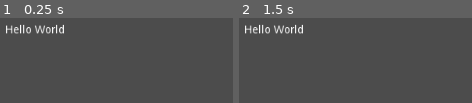
Above: before the commit, frames 1-2 (left to right).
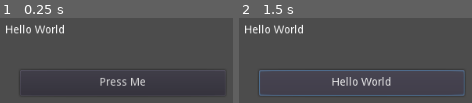
Above: after the commit, the same moments.

Repository: trashy-codes/LearnGodot
Game: Godot game, scene res://Hello.tscn
Same seed, same stepped clock (60 frames per second), same inputs: the game is played once before the commit and once after it.
Inputs (mouse positions are in pixels of both pictures, inside the frame that each line leads up to):
- Up to frame 1 (0.25 s): no input
- Up to frame 2 (1.5 s): click (362, 82) at 0.5 s, where only the run after the commit has a clickable "Press Me"; click (362, 82) at 1.25 s, where only the run after the commit has a clickable "Hello World"

The runs differ from the first frame. In frame 1, 1.8% of the frame differs, in the area x 13-93%, y 70-91%; in frame 2, 3.7%, in the area x 8-97%, y 61-92%.

Commit message:
脚本

Diff:
--- /dev/null
+++ b/0HelloWorld/Hello.gd
@@ -0,0 +1,17 @@
+extends Panel
+
+# Declare member variables here. Examples:
+# var a = 2
+# var b = "text"
+
+# Called when the node enters the scene tree for the first time.
+func _ready():
+	get_node("Button").connect("pressed",self,"_on_Button_pressed")
+
+# Called every frame. 'delta' is the elapsed time since the previous frame.
+#func _process(delta):
+#	pass
+
+
+func _on_Button_pressed():
+	get_node("Button").text="Hello World"
--- a/0HelloWorld/Hello.tscn
+++ b/0HelloWorld/Hello.tscn
@@ -1,6 +1,9 @@
-[gd_scene format=2]
+[gd_scene load_steps=2 format=2]
 
-[node name="Node2D" type="Node2D"]
+[ext_resource path="res://Hello.gd" type="Script" id=1]
+
+[node name="Node2D" type="Panel"]
+script = ExtResource( 1 )
 
 [node name="Label" type="Label" parent="."]
 margin_left = 8.21051
@@ -8,3 +11,10 @@
 margin_right = 84.2105
 margin_bottom = 24.0
 text = "Hello World"
+
+[node name="Button" type="Button" parent="."]
+margin_left = 27.1579
+margin_top = 67.6316
+margin_right = 290.158
+margin_bottom = 100.632
+text = "Press Me"
